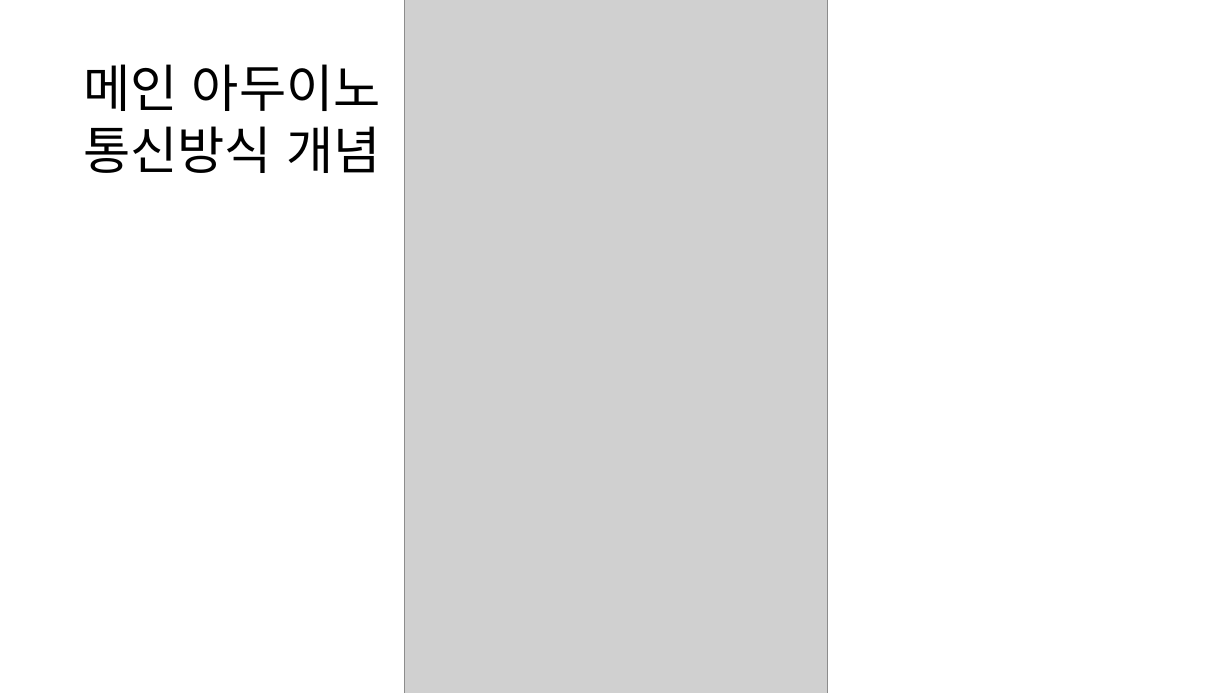
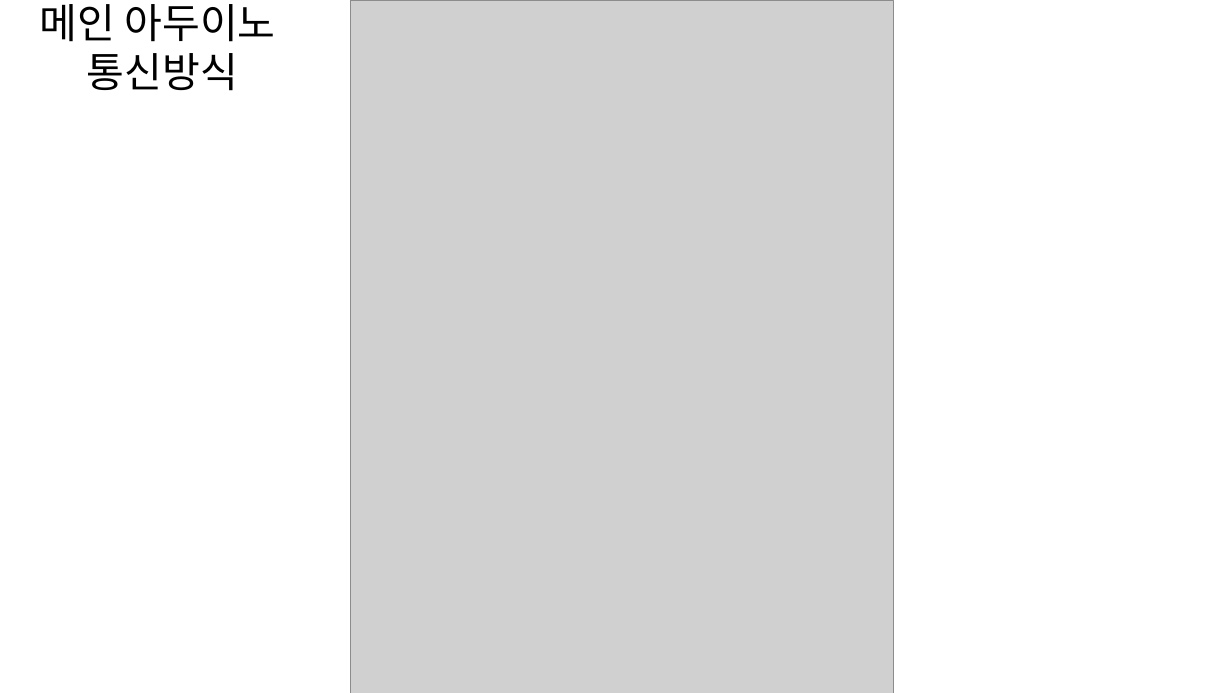
Before and after one commit to osam2018/IOT_mil-supporter, a slide deck: slide 8 of presentation2.pptx. Drawn at 1232x693 pixels with LibreOffice and Linux fonts; fonts in the diff are those of the drawing; grey boxes stand for pictures; background and template pictures are left out. Boxes give left, top, right and bottom in pixels: in the first picture for what was removed or moved away, otherwise in the second. Text is boxed around its words. In the diff, an @@ line names an element or a change of style, - is before the commit and + after.

```diff
--- a/presentation2.pptx
+++ b/presentation2.pptx
@@ text at [40,4,276,91]: text changed; size 40 to 32 pt @@
-메인 아두이노 통신방식 개념
+메인 아두이노
+통신방식
@@ picture: place and size @@
-picture at [405,0,828,693]
+picture at [351,0,894,693]
```
Also in this commit, not shown: 5 other slides changed, 1 slide removed, 4 other files.
